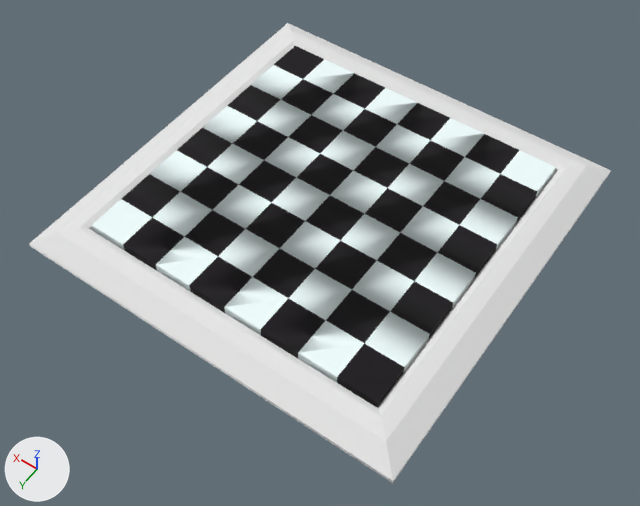
The OBJ model app/static/models/chessboard/chessboard.obj: old version first, new version second.
Camera for both pictures: a camera (50 mm lens) standing at (-48.5, 70.4, 95.8) and looking at (-2.2, 5.6, -6.0). Arrows for +X, +Y and +Z are at lower left; the lights stay in place. Where no turn or scale is listed for an object, it has been applied to the vertices. Vertices at the same position are counted once.

Names of what the first picture shows: 'Board.003_Black_Square.010_0'.
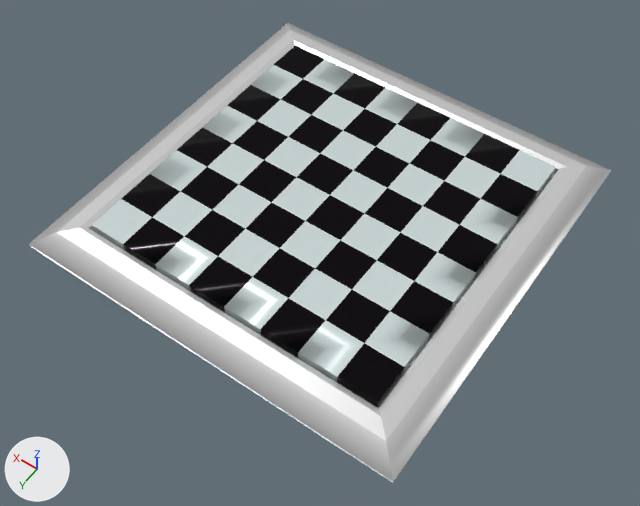
Commit message: new chessboard model

The change, as a list of edits to the scene's bpy script:
```text
Change mat_marble_001:
    mat_marble_001.roughness: 0.799 -> 0.336
    mat_marble_001.metallic: 0.0 -> 0.55
Add mat_white_square_012:
    mat_white_square_012 = principled_material('White_Square.012')
    mat_white_square_012.base_color = (0.883, 1.0, 1.0)  # white #f1ffff
    mat_white_square_012.metallic = 0.65
    mat_white_square_012.roughness = 0.194
Add mat_black_square_010:
    mat_black_square_010 = principled_material('Black_Square.010')
    mat_black_square_010.base_color = (0.00762, 0.00561, 0.00804)  # black #151116
    mat_black_square_010.metallic = 0.875
    mat_black_square_010.roughness = 0.194
Change me_board_003_black_square_010_0:
    used by ob_board_003_black_square_010_0; location = (0.0, 0.0, 0.0)
    remove me_board_003_black_square_010_0.from_pydata(...)  # 186 vertices, 556 faces; spans x -30.5..30.5, y -30.5..30.5, z -2.9..0.0
    remove me_board_003_black_square_010_0.materials.append(mat_black_square_001)  # black #151116
    remove me_board_003_black_square_010_0.materials.append(mat_white_square_001)  # white #f1ffff
    add me_board_003_black_square_010_0.from_pydata(...)  # 186 vertices, 230 faces; spans x -30.5..30.5, y -30.5..30.5, z -2.9..0.0
    me_board_003_black_square_010_0 part 1: 12 vertices removed from x -27.4..27.4, y -27.5..27.5, z -0.7..-0.3; 12 vertices added at x -27.5..27.5, y -27.5..27.5, z -0.6..-0.2
    add me_board_003_black_square_010_0.materials.append(mat_white_square_012)  # white #f1ffff
    add me_board_003_black_square_010_0.materials.append(mat_black_square_010)  # black #151116
```

Changed parts and their boxes [x1, y1, x2, y2] in the pictures (640 x 506 px; the box of a moved part takes in the faces that stretch with it):
'Board.003_Black_Square.010_0', surface changed, reshaped
    both: [29, 23, 611, 483]
part 1 of me_board_003_black_square_010_0, moved or reshaped
    both: [29, 23, 611, 481]
